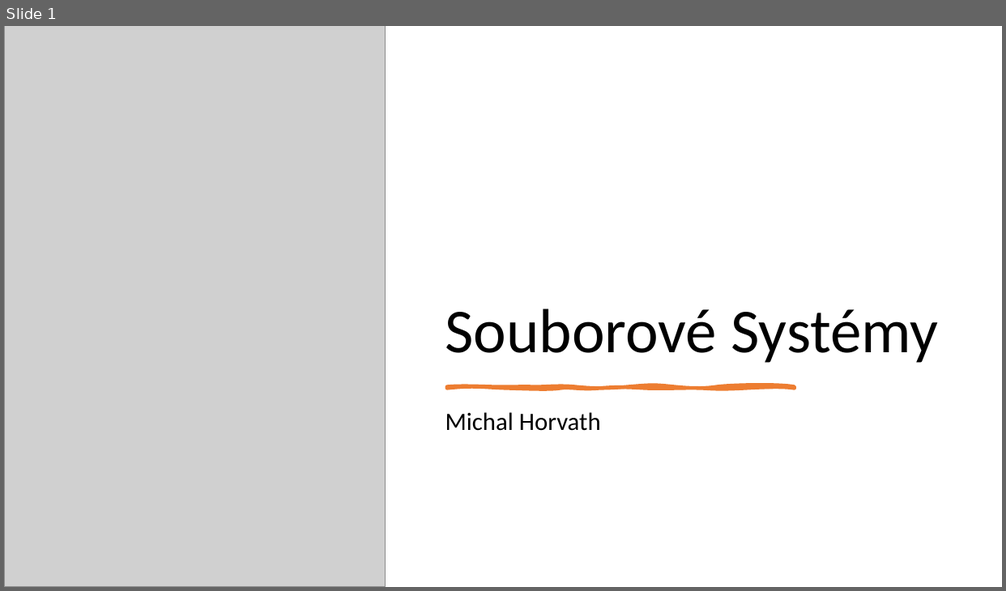
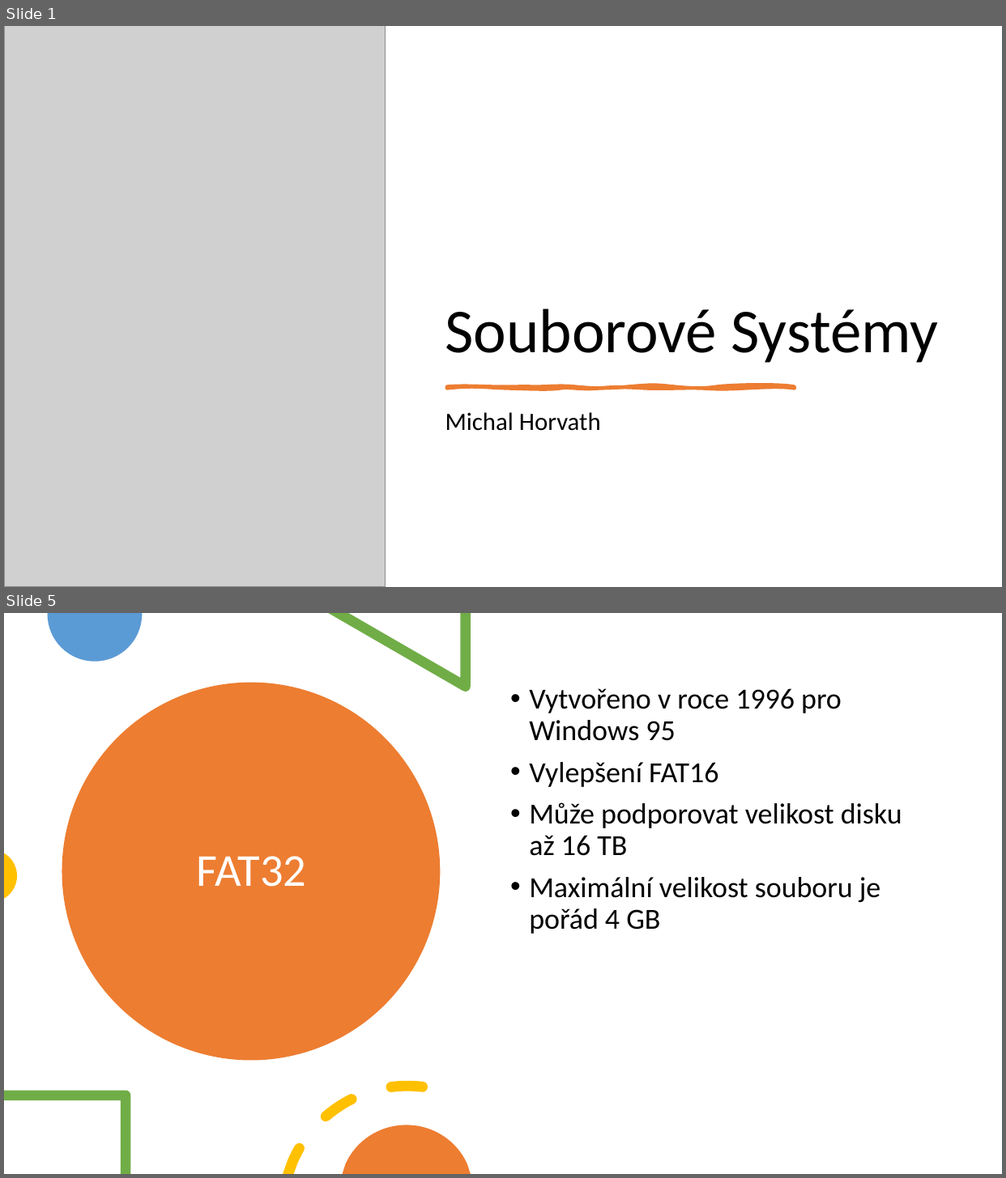
Before and after one commit to horvos/souborovesystemy, a slide deck: horvath.pptx. Shown one above the other, each under a label of ours: slide 1 before the commit, slides 1 and 5 after it; the slides between them are not shown. The pictures are 1006x591 and 1006x1178 pixels, drawn with LibreOffice and Linux fonts; fonts in the diff are those of the drawing; grey boxes stand for pictures. Boxes give left, top, right and bottom in pixels: in the first picture for what was removed or moved away, otherwise in the second. Text is boxed around its words. In the diff, an @@ line names an element or a change of style, - is before the commit and + after.

```diff
--- a/horvath.pptx
+++ b/horvath.pptx
@@ slide 5 added at [4, 613, 1002, 1174], background #FFFFFF @@
@@ freeform shape added at [48, 613, 142, 662], fill #5B9BD5 @@
@@ freeform shape added at [328, 613, 471, 692], fill #70AD47 @@
@@ ellipse added at [62, 683, 440, 1061], fill #ED7D31 @@
@@ text added at [529, 688, 902, 934], 28 pt, text #000000 @@
+• Vytvořeno v roce 1996 pro Windows 95
+• Vylepšení FAT16
+• Může podporovat velikost disku až 16 TB
+• Maximální velikost souboru je pořád 4 GB
@@ freeform shape added at [4, 854, 17, 898], fill #FFC000 @@
@@ title added at [196, 856, 306, 887], 44 pt, text #FFFFFF @@
+FAT32
@@ freeform shape added at [4, 1091, 130, 1174], fill #70AD47 @@
@@ freeform shape added at [283, 1081, 428, 1174], fill #FFC000 @@
@@ freeform shape added at [343, 1125, 471, 1174], fill #ED7D31 @@
```
Also in this commit, not shown: 2 slides changed, 3 other slides added, 1 slide removed.
